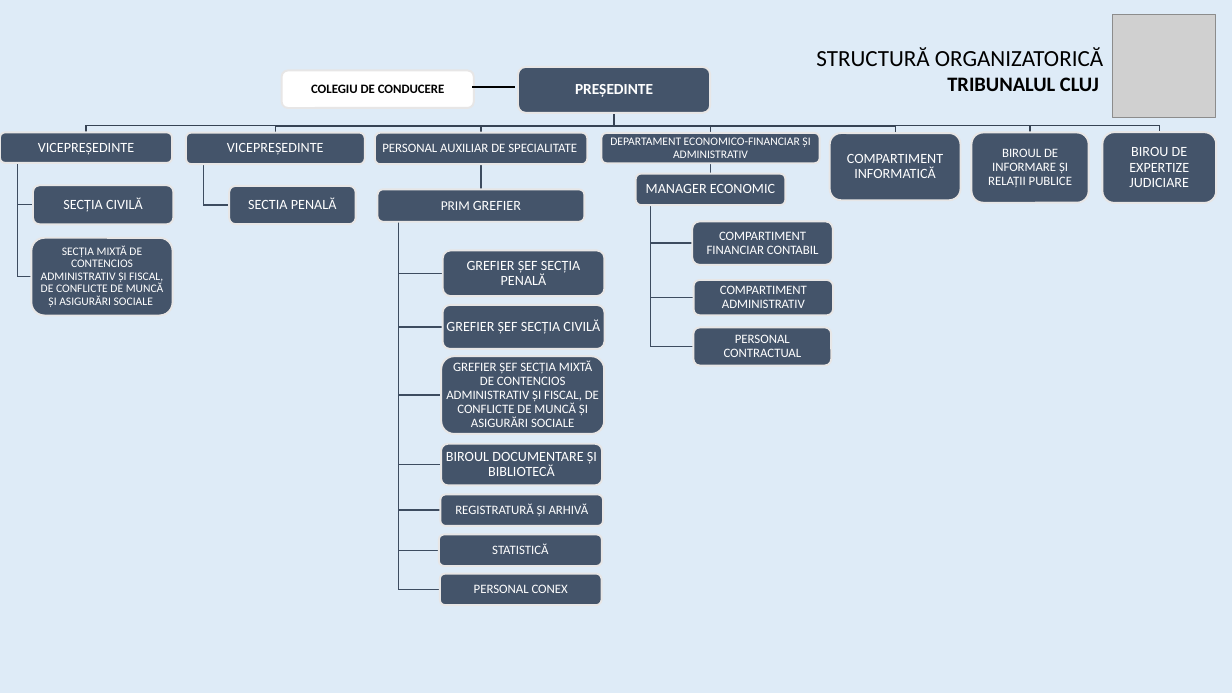
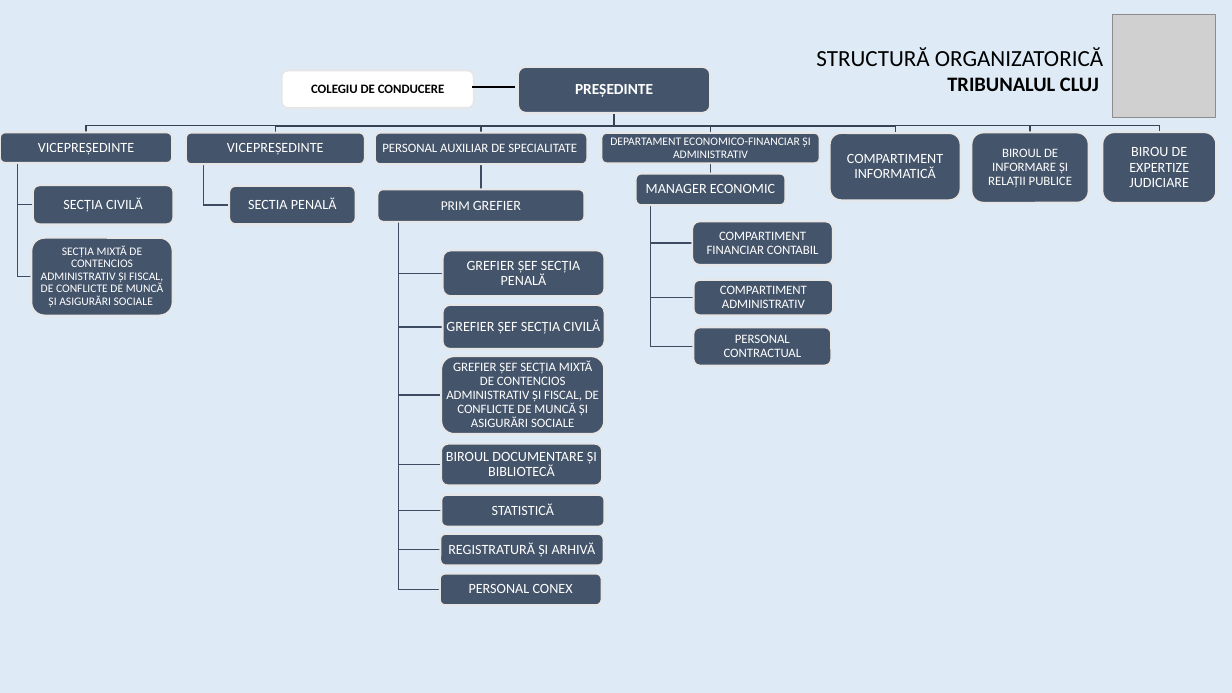
Before and after one commit to onacaioana/appStory, a slide deck: slide 1 of Organigrama.pptx. Drawn at 1232x693 pixels with LibreOffice and Linux fonts; fonts in the diff are those of the drawing; grey boxes stand for pictures. Boxes give left, top, right and bottom in pixels: in the first picture for what was removed or moved away, otherwise in the second. Text is boxed around its words. In the diff, an @@ line names an element or a change of style, - is before the commit and + after.

```diff
--- a/Organigrama.pptx
+++ b/Organigrama.pptx
@@ freeform shape at [398,222,441,550]: outline redrawn @@
@@ size 10 to 11 pt in 3 elements at [469,584,573,593], [448,542,596,556], [492,503,554,515] @@
@@ text "STATISTICĂ": place and size @@
-text "STATISTICĂ" at [492,543,548,554]
+text "STATISTICĂ" at [492,503,554,515]
@@ text "REGISTRATURĂ ŞI ARHIVĂ": place and size @@
-text "REGISTRATURĂ ŞI ARHIVĂ" at [455,503,589,516]
+text "REGISTRATURĂ ŞI ARHIVĂ" at [448,542,596,556]
```
Also in this commit, not shown: 26 other files.
